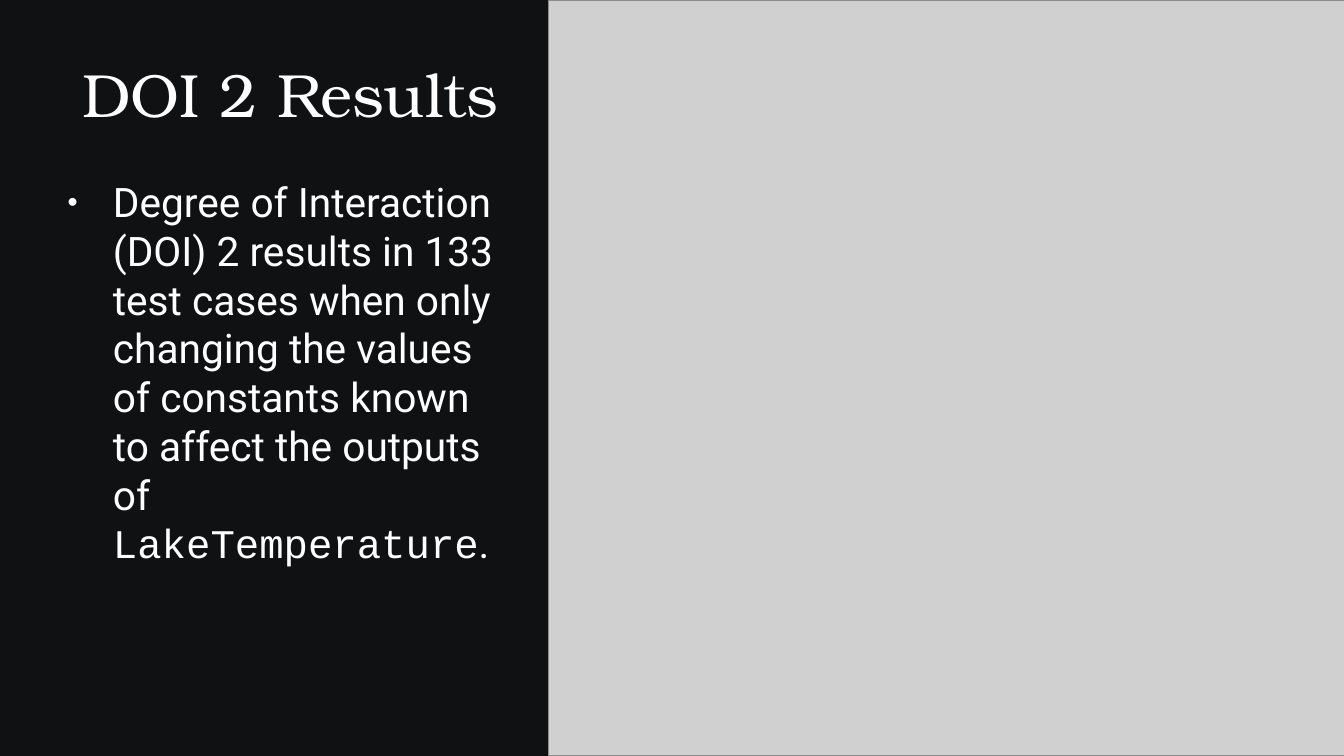
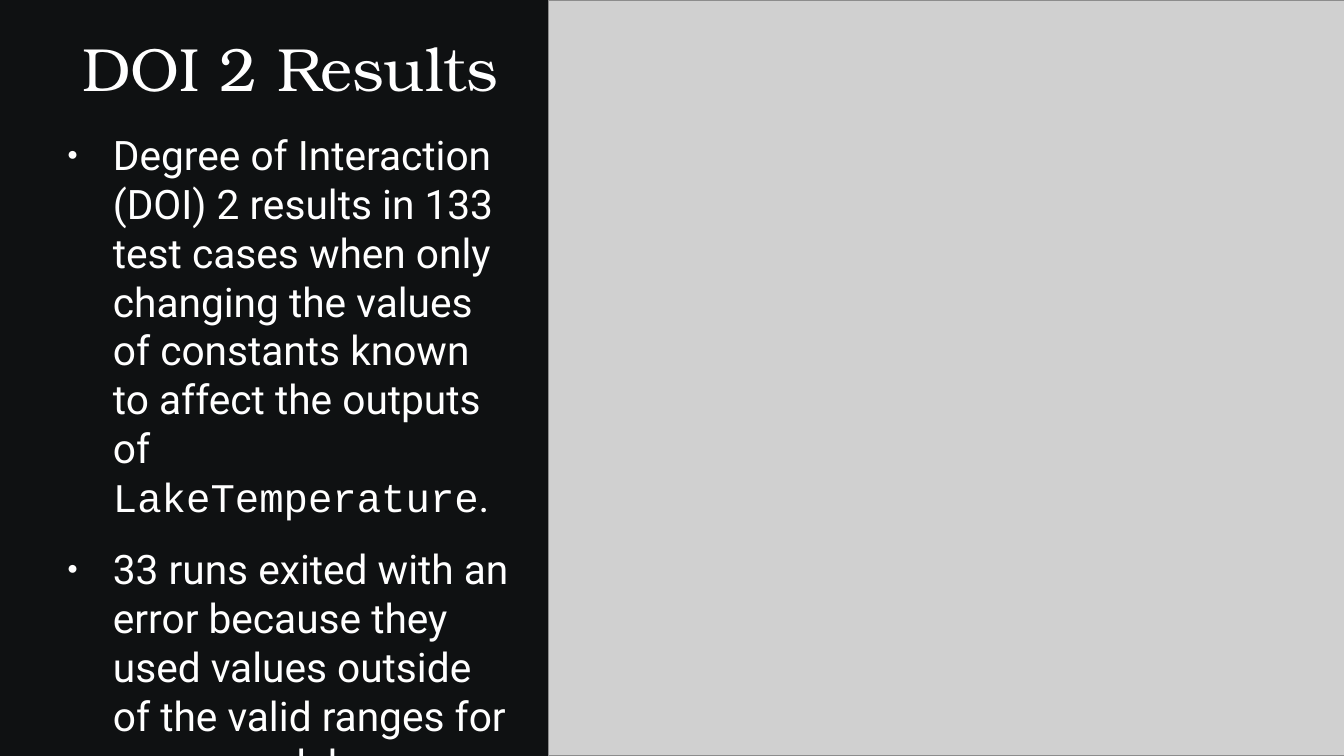
Before and after one commit to SamAllen06/lake_temp_work, a slide deck: slide 36 of documentation/for_collaborators/AnalysisOverview.pptx. Drawn at 1344x756 pixels with LibreOffice and Linux fonts; fonts in the diff are those of the drawing; grey boxes stand for pictures. Boxes give left, top, right and bottom in pixels: in the first picture for what was removed or moved away, otherwise in the second. Text is boxed around its words. In the diff, an @@ line names an element or a change of style, - is before the commit and + after.

```diff
--- a/documentation/for_collaborators/AnalysisOverview.pptx
+++ b/documentation/for_collaborators/AnalysisOverview.pptx
@@ title "DOI 2 Results": place and size @@
-title "DOI 2 Results" at <box>82,73,498,118</box>
+title "DOI 2 Results" at <box>82,47,498,92</box>
@@ text "Degree of Interaction (DOI) 2 ...": place and size @@
-text "Degree of Interaction (DOI) 2 ..." at <box>113,186,494,567</box>
+text "Degree of Interaction (DOI) 2 ..." at <box>113,139,509,740</box>
@@ text at <box>113,553,509,740</box>: paragraph added @@
+● 33 runs exited with an error because they used values outside of the valid ranges for some model constants.
```
Also in this commit, not shown: 2 other slides changed, 2 slides added, 2 slides removed, 1 other file.
